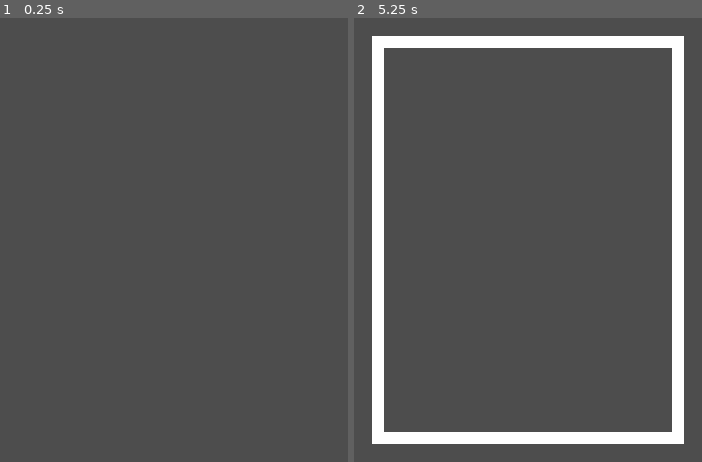
Above: before the commit, frames 1-2 (left to right).
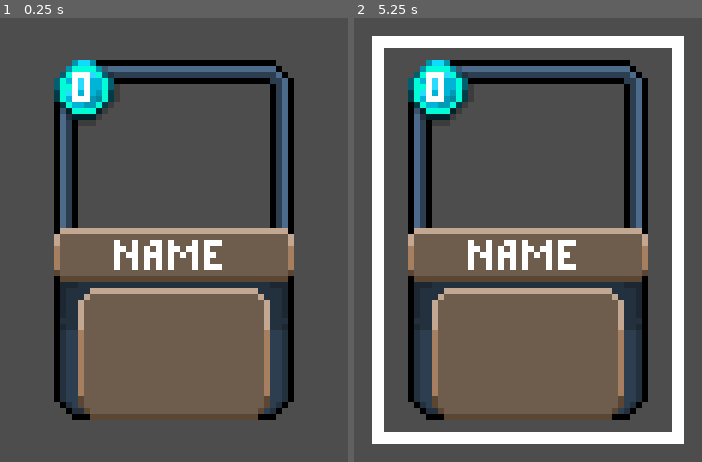
Above: after the commit, the same moments.

Repository: Morph1s/Psychopompos
Game: Godot game, scene res://scenes/card/card_visualization.tscn
The game is run twice, just before and just after one commit, with the same random seed, the same clock (stepped at 60 frames per second) and the same inputs. This scene is started directly instead of the project's main scene.
Inputs (mouse positions are in pixels of both pictures, inside the frame that each line leads up to):
- Up to frame 1 (0.25 s): no input
- Up to frame 2 (5.25 s): tap Enter at 0.5, 2, 3.5 s; click (528, 240) at 0.6 s; tap Space at 1.25, 2.75, 4.25 s; move the mouse to (outside the picture) at 1.27 s; right-click (outside the picture) at 1.35 s; click (outside the picture) at 1.42 s; move the mouse to (outside the picture) at 2.02 s; click (outside the picture) at 2.1 s; move the mouse to (430, 457) at 2.77 s; right-click (430, 457) at 2.85 s; click (430, 457) at 2.92 s; move the mouse to (outside the picture) at 3.52 s; click (outside the picture) at 3.6 s; move the mouse to (outside the picture) at 4.27 s; right-click (outside the picture) at 4.35 s; click (outside the picture) at 4.42 s; move the mouse to (625, 240) at 5.02 s; click (625, 240) at 5.1 s

The runs differ from the first frame. In frame 1, 38% of the frame differs, in the area x 15-85%, y 9-91%; in frame 2, 38%.

Commit message:
feat: deck view created deck view scene and updated card visualization to new card look closes #101

Diff:
--- a/scenes/card/card_visualization.tscn
+++ b/scenes/card/card_visualization.tscn
@@ -1,19 +1,22 @@
-[gd_scene load_steps=4 format=3 uid="uid://hbqw7odpxssl"]
+[gd_scene load_steps=5 format=3 uid="uid://hbqw7odpxssl"]
 
 [ext_resource type="Theme" uid="uid://gu54ssij03su" path="res://resources/theme/main_theme.tres" id="1_tilqd"]
 [ext_resource type="Script" uid="uid://mp5frlmm2bys" path="res://scripts/card/card_visualization.gd" id="1_wl1ke"]
 [ext_resource type="Texture2D" uid="uid://di0c33j0860id" path="res://assets/graphics/cards/card_highlight.png" id="2_tlsm8"]
+[ext_resource type="Texture2D" uid="uid://c501osipmjuk1" path="res://assets/graphics/cards/common/card_background_v1.png" id="4_8rjyk"]
 
-[node name="CardVisualization" type="TextureRect"]
+[node name="CardVisualization" type="Control"]
+custom_minimum_size = Vector2(44, 64)
+layout_mode = 3
 anchors_preset = 8
 anchor_left = 0.5
 anchor_top = 0.5
 anchor_right = 0.5
 anchor_bottom = 0.5
-offset_left = -20.0
-offset_top = -20.0
-offset_right = 20.0
-offset_bottom = 20.0
+offset_left = -22.0
+offset_top = -32.0
+offset_right = 22.0
+offset_bottom = 32.0
 grow_horizontal = 2
 grow_vertical = 2
 theme = ExtResource("1_tilqd")
@@ -34,6 +37,64 @@
 grow_horizontal = 2
 grow_vertical = 2
 texture = ExtResource("2_tlsm8")
+stretch_mode = 2
+
+[node name="CardImage" type="TextureRect" parent="."]
+custom_minimum_size = Vector2(32, 24)
+layout_mode = 0
+offset_left = 6.0
+offset_top = 6.0
+offset_right = 38.0
+offset_bottom = 30.0
+stretch_mode = 2
+
+[node name="CardBackground" type="TextureRect" parent="."]
+layout_mode = 1
+anchors_preset = 8
+anchor_left = 0.5
+anchor_top = 0.5
+anchor_right = 0.5
+anchor_bottom = 0.5
+offset_left = -20.0
+offset_top = -30.0
+offset_right = 20.0
+offset_bottom = 30.0
+grow_horizontal = 2
+grow_vertical = 2
+texture = ExtResource("4_8rjyk")
+stretch_mode = 2
+
+[node name="EnergyCost" type="Label" parent="."]
+layout_mode = 0
+offset_left = 5.0
+offset_top = 4.0
+offset_right = 10.0
+offset_bottom = 10.0
+text = "0"
+horizontal_alignment = 1
+vertical_alignment = 1
+text_overrun_behavior = 1
+
+[node name="Name" type="Label" parent="."]
+layout_mode = 0
+offset_left = 4.0
+offset_top = 32.0
+offset_right = 40.0
+offset_bottom = 38.0
+text = "NAME"
+horizontal_alignment = 1
+vertical_alignment = 1
+text_overrun_behavior = 1
+uppercase = true
+
+[node name="DescriptionBox" type="VBoxContainer" parent="."]
+custom_minimum_size = Vector2(26, 18)
+layout_mode = 0
+offset_left = 9.0
+offset_top = 42.0
+offset_right = 35.0
+offset_bottom = 60.0
+theme_override_constants/separation = 2
 
 [connection signal="gui_input" from="." to="." method="_on_gui_input"]
 [connection signal="mouse_entered" from="." to="." method="_on_mouse_entered"]
--- /dev/null
+++ b/scenes/ui/deck_view.tscn
@@ -0,0 +1,41 @@
+[gd_scene load_steps=3 format=3 uid="uid://dotipftxbq4ps"]
+
+[ext_resource type="Script" uid="uid://bttf3tc6hqqy8" path="res://scripts/ui/deck_view.gd" id="1_8w67t"]
+[ext_resource type="Theme" uid="uid://gu54ssij03su" path="res://resources/theme/main_theme.tres" id="1_xu8pb"]
+
+[node name="DeckView" type="Control"]
+layout_mode = 3
+anchors_preset = 15
+anchor_right = 1.0
+anchor_bottom = 1.0
+grow_horizontal = 2
+grow_vertical = 2
+mouse_filter = 2
+theme = ExtResource("1_xu8pb")
+script = ExtResource("1_8w67t")
+
+[node name="Margin" type="MarginContainer" parent="."]
+layout_mode = 1
+anchors_preset = 15
+anchor_right = 1.0
+anchor_bottom = 1.0
+grow_horizontal = 2
+grow_vertical = 2
+theme_override_constants/margin_top = 18
+
+[node name="Background" type="ColorRect" parent="Margin"]
+layout_mode = 2
+color = Color(0, 0, 0, 0.67451)
+
+[node name="CardScrollContainer" type="ScrollContainer" parent="Margin"]
+layout_mode = 2
+size_flags_horizontal = 4
+horizontal_scroll_mode = 0
+vertical_scroll_mode = 3
+
+[node name="CardContainer" type="GridContainer" parent="Margin/CardScrollContainer"]
+layout_mode = 2
+size_flags_horizontal = 4
+theme_override_constants/h_separation = 4
+theme_override_constants/v_separation = 4
+columns = 5
--- a/scripts/card/card_visualization.gd
+++ b/scripts/card/card_visualization.gd
@@ -1,15 +1,26 @@
-extends TextureRect
+extends Control
 
 signal card_selected(card: CardType)
 
 @onready var highlight = $Highlight
+@onready var card_image = $CardImage
+@onready var energy_cost = $EnergyCost
+@onready var card_name = $Name
+@onready var description_box = $DescriptionBox
 
 var card: CardType
 
 func initialize(card: CardType) -> void:
+	if not is_node_ready():
+		await ready
+
 	self.card = card
-	texture = card.texture
+	card_image.texture = card.texture
+	card_name.text = card.card_name
+	energy_cost.text = str(card.energy_cost)
 
+	_set_description(card.first_description_icon, card.first_description_text,0)
+	_set_description(card.second_description_icon, card.second_description_text, 1)
 
 func _on_mouse_entered() -> void:
 	highlight.show()
@@ -20,3 +31,20 @@
 func _on_gui_input(event: InputEvent) -> void:
 	if event.is_action_released("left_click"):
 		card_selected.emit(card)
+
+func _set_description(icon: Texture, text: String, index: int) -> void:
+	var container = HBoxContainer.new()
+	container.add_theme_constant_override("separation", 1)
+
+	if icon:
+		var sprite = TextureRect.new()
+		sprite.texture = icon
+		container.add_child(sprite)
+
+	if text:
+		var label = Label.new()
+		label.text = text
+		#label.position = Vector2(9, (9 * index) + 2)
+		container.add_child(label)
+
+	description_box.add_child(container)
--- /dev/null
+++ b/scripts/ui/deck_view.gd
@@ -0,0 +1,18 @@
+extends Control
+
+const CARD_VISUALIZATION = preload("res://scenes/card/card_visualization.tscn")
+
+@onready var card_container = $Margin/CardScrollContainer/CardContainer
+
+func _ready():
+	DeckHandler.start_run_setup()
+	load_cards(DeckHandler.current_deck)
+
+func load_cards(card_pile: Array[CardType]) -> void:
+	for card in card_container.get_children():
+		card.queue_free()
+
+	for card in card_pile:
+		var card_visualization = CARD_VISUALIZATION.instantiate()
+		card_visualization.initialize(card)
+		card_container.add_child(card_visualization)
Not shown, added: scripts/ui/deck_view.gd.uid
